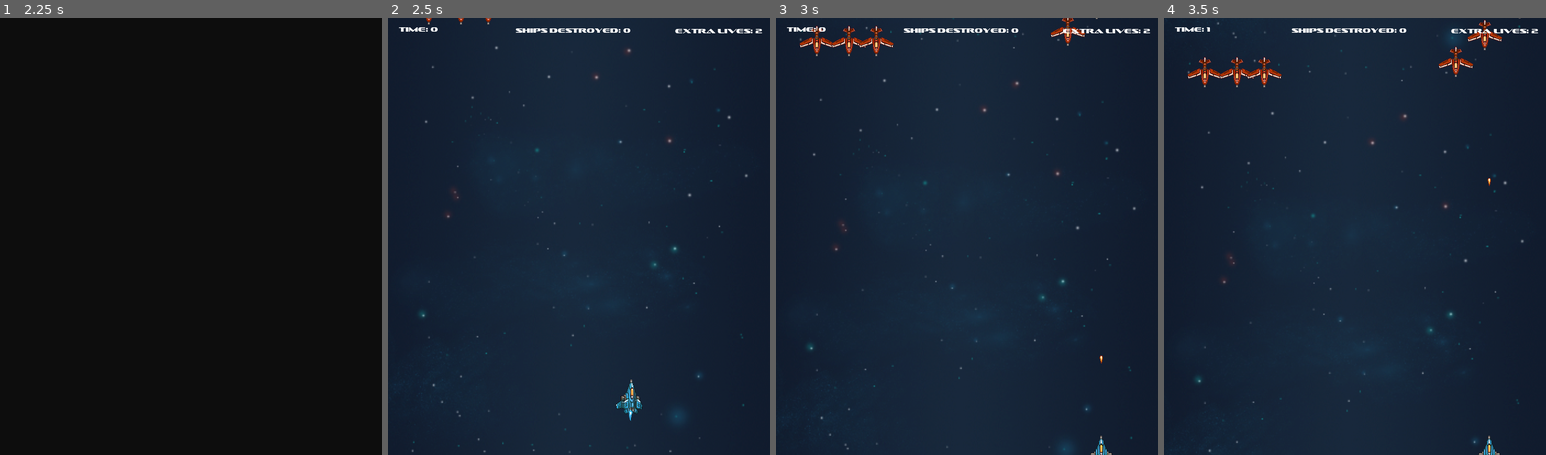
Above: before the commit, frames 1-4 (left to right).
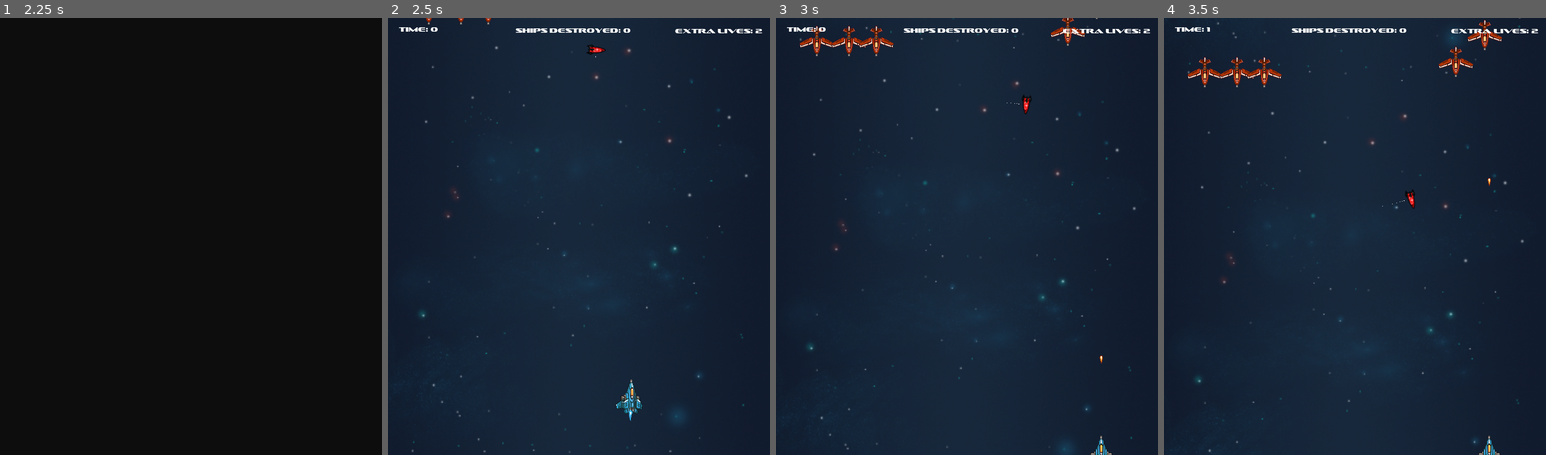
Above: after the commit, the same moments.

Repository: jdibble21/FP-Space-Odyssey
Game: Godot game, scene res://src/Menu.tscn
The game is run twice, just before and just after one commit, with the same random seed, the same clock (stepped at 60 frames per second) and the same inputs. Sound files missing from this copy of the repository are replaced by a short silence.
Inputs (mouse positions are in pixels of both pictures, inside the frame that each line leads up to):
- Up to frame 1 (2.25 s): click "PLAY!" at 0.5 s; click "PLAY!" at 1.25 s; move the mouse to (275, 214) at 2.02 s; press the mouse at (275, 214) at 2.03 s; hold D (move_right) from 2.03 s (still down)
- Up to frame 2 (2.5 s): keep holding D (move_right)
- Up to frame 3 (3 s): move the mouse to (890, 258) at 2.77 s; release D (move_right) at 2.78 s; release the mouse at (890, 258) at 2.78 s; hold S (move_down) from 2.78 s (still down); click (890, 258) at 2.85 s
- Up to frame 4 (3.5 s): keep holding S (move_down)

Frame 1 is identical in both runs. In frame 2, less than 0.1% of the frame differs, in the area x 52-57%, y 6-9%; in frame 3, less than 0.1%, in the area x 60-67%, y 17-22%; in frame 4, less than 0.1%.

Commit message:
Add homing missle and AI for player tracking

Diff:
--- a/project/src/AdvancedEnemies/AdvancedEnemyMedium.gd
+++ b/project/src/AdvancedEnemies/AdvancedEnemyMedium.gd
@@ -5,7 +5,7 @@
 const SPEED := 70
 
 export (PackedScene) var Bullet
-var _fire_delay := randi()%4+1
+var _fire_delay := randi()%6+3
 var _time_elapsed := 0.0
 var _current_scene_name
 var _lives := 2
@@ -13,6 +13,7 @@
 func _ready():
 	$Exhaust1.play("active")
 	$Exhaust2.play("active")
+	$AnimatedSprite.play("active")
 	_current_scene_name = get_parent().name
 	print(_current_scene_name)
 
@@ -31,3 +32,20 @@
 	var root_attach = get_tree().get_root().get_node(_current_scene_name)
 	root_attach.add_child(b)
 	b.transform = $Muzzle.global_transform
+
+
+func _on_HitBox_area_entered(area):
+	if area.is_in_group("player_bullet"):
+		_lives -= 1
+		if _lives == 0:
+			$Muzzle/Sprite.hide()
+			$Exhaust1.hide()
+			$Exhaust2.hide()
+			$AnimatedSprite.play("destroyed")
+			var timer = Timer.new()
+			timer.set_wait_time(0.3)
+			add_child(timer)
+			timer.start()
+			yield(timer, "timeout")
+			emit_signal("destroyed")
+			queue_free()
--- a/project/src/AdvancedEnemies/AdvancedEnemyMedium.tscn
+++ b/project/src/AdvancedEnemies/AdvancedEnemyMedium.tscn
@@ -6,6 +6,14 @@
 [ext_resource path="res://assets/PixelSpaceRage/256px/Exhaust_Frame_02_png_processed.png" type="Texture" id=4]
 [ext_resource path="res://src/Projectiles/EnemyStandardBullet.tscn" type="PackedScene" id=5]
 [ext_resource path="res://src/AdvancedEnemies/AdvancedEnemyMedium.gd" type="Script" id=6]
+[ext_resource path="res://assets/PixelSpaceRage/256px/Explosion01_Frame_03_png_processed.png" type="Texture" id=7]
+[ext_resource path="res://assets/PixelSpaceRage/256px/Explosion01_Frame_08_png_processed.png" type="Texture" id=8]
+[ext_resource path="res://assets/PixelSpaceRage/256px/Explosion01_Frame_09_png_processed.png" type="Texture" id=9]
+[ext_resource path="res://assets/PixelSpaceRage/256px/Explosion01_Frame_06_png_processed.png" type="Texture" id=10]
+[ext_resource path="res://assets/PixelSpaceRage/256px/Explosion01_Frame_05_png_processed.png" type="Texture" id=11]
+[ext_resource path="res://assets/PixelSpaceRage/256px/Explosion01_Frame_01_png_processed.png" type="Texture" id=12]
+[ext_resource path="res://assets/PixelSpaceRage/256px/Explosion01_Frame_02_png_processed.png" type="Texture" id=13]
+[ext_resource path="res://assets/PixelSpaceRage/256px/Explosion01_Frame_07_png_processed.png" type="Texture" id=14]
 
 [sub_resource type="SpriteFrames" id=1]
 animations = [ {
@@ -13,6 +21,11 @@
 "loop": true,
 "name": "active",
 "speed": 5.0
+}, {
+"frames": [ ExtResource( 12 ), ExtResource( 13 ), ExtResource( 7 ), ExtResource( 11 ), ExtResource( 10 ), ExtResource( 14 ), ExtResource( 8 ), ExtResource( 9 ) ],
+"loop": true,
+"name": "destroyed",
+"speed": 26.0
 } ]
 
 [sub_resource type="CircleShape2D" id=2]
@@ -40,7 +53,7 @@
 
 [node name="AnimatedSprite" type="AnimatedSprite" parent="."]
 frames = SubResource( 1 )
-animation = "active"
+animation = "destroyed"
 
 [node name="HitBox" type="Area2D" parent="."]
 
@@ -58,3 +71,4 @@
 frames = SubResource( 3 )
 animation = "active"
 flip_v = true
+[connection signal="area_entered" from="HitBox" to="." method="_on_HitBox_area_entered"]
--- /dev/null
+++ b/project/src/Bosses/LevelTwoBoss.tscn
@@ -0,0 +1,59 @@
+[gd_scene load_steps=7 format=2]
+
+[ext_resource path="res://assets/boss_assets/carrier.png" type="Texture" id=1]
+[ext_resource path="res://assets/PixelSpaceRage/256px/Exhaust_Frame_04_png_processed.png" type="Texture" id=2]
+[ext_resource path="res://assets/PixelSpaceRage/256px/Exhaust_Frame_05_png_processed.png" type="Texture" id=3]
+[ext_resource path="res://assets/PixelSpaceRage/256px/GunTurret_ExampleGun_png_processed.png" type="Texture" id=4]
+[ext_resource path="res://assets/PixelSpaceRage/256px/Exhaust_Frame_02_png_processed.png" type="Texture" id=5]
+
+[sub_resource type="SpriteFrames" id=1]
+animations = [ {
+"frames": [ ExtResource( 2 ), ExtResource( 5 ), ExtResource( 3 ) ],
+"loop": true,
+"name": "active",
+"speed": 5.0
+} ]
+
+[node name="LevelTwoBoss" type="KinematicBody2D"]
+
+[node name="Muzzle1" type="Position2D" parent="."]
+position = Vector2( -22.6274, 68.5894 )
+
+[node name="Sprite" type="Sprite" parent="Muzzle1"]
+position = Vector2( 0, -20.1066 )
+scale = Vector2( 0.5, 0.941758 )
+texture = ExtResource( 4 )
+
+[node name="Muzzle2" type="Position2D" parent="."]
+position = Vector2( 23.6881, 68.5894 )
+
+[node name="Sprite" type="Sprite" parent="Muzzle2"]
+position = Vector2( 0, -20.1066 )
+scale = Vector2( 0.5, 0.941758 )
+texture = ExtResource( 4 )
+
+[node name="ShipSprite" type="Sprite" parent="."]
+scale = Vector2( 0.4, 0.4 )
+texture = ExtResource( 1 )
+
+[node name="Exhaust1" type="AnimatedSprite" parent="."]
+position = Vector2( -5.1612, -84.5064 )
+frames = SubResource( 1 )
+animation = "active"
+flip_v = true
+
+[node name="Exhaust2" type="AnimatedSprite" parent="."]
+position = Vector2( 3.8388, -84.5064 )
+frames = SubResource( 1 )
+animation = "active"
+flip_v = true
+
+[node name="HealthBar" type="ProgressBar" parent="."]
+margin_left = -42.0
+margin_top = -117.0
+margin_right = 44.0
+margin_bottom = -103.0
+step = 1.0
+__meta__ = {
+"_edit_use_anchors_": false
+}
--- a/project/src/LevelTwo/LevelTwo.gd
+++ b/project/src/LevelTwo/LevelTwo.gd
@@ -24,6 +24,7 @@
 	$PauseMenu/PausePanel.hide()
 	$MusicLoop.play()
 
+
 func _physics_process(_delta):
 	if _scrolling_enabled:
 		if _background.position.y >= 815:
@@ -32,6 +33,7 @@
 	$HUD/TimeLabel.text = "TIME: " + str(_HUD.rounded_time)
 	$HUD/ScoreLabel.text = "SHIPS DESTROYED: " + str(_ships_destroyed)
 	$HUD/LivesLabel.text = "EXTRA LIVES: " + str($Player.player_lives)
+
 
 func _process(_delta):
 	if Input.is_action_pressed("pause_game"):
--- a/project/src/LevelTwo/LevelTwo.tscn
+++ b/project/src/LevelTwo/LevelTwo.tscn
@@ -13,6 +13,7 @@
 [ext_resource path="res://src/AdvancedEnemies/AdvancedEnemyEasy.tscn" type="PackedScene" id=11]
 [ext_resource path="res://src/StandardEnemies/StandardEnemyEasy.tscn" type="PackedScene" id=12]
 [ext_resource path="res://src/AdvancedEnemies/AdvancedEnemyMedium.tscn" type="PackedScene" id=13]
+[ext_resource path="res://src/Projectiles/HomingMissle.tscn" type="PackedScene" id=14]
 
 [node name="LevelTwo" type="Node2D"]
 script = ExtResource( 2 )
@@ -47,11 +48,9 @@
 
 [node name="FormationSpawnTimer" type="Timer" parent="ShipSpawns"]
 wait_time = 4.5
-autostart = true
 
 [node name="SpeedShipSpawnTimer" type="Timer" parent="ShipSpawns"]
 wait_time = 7.0
-autostart = true
 
 [node name="HazardTimer" type="Timer" parent="."]
 wait_time = 5.0
@@ -67,6 +66,11 @@
 [node name="PauseMenu" parent="." instance=ExtResource( 3 )]
 
 [node name="LevelCompleteMenu" parent="." instance=ExtResource( 7 )]
+
+[node name="HomingMissle" parent="." instance=ExtResource( 14 )]
+position = Vector2( 324.5, 59.4721 )
+
+[node name="Position2D" type="Position2D" parent="."]
 [connection signal="timeout" from="ShipSpawns/FormationSpawnTimer" to="ShipSpawns" method="_on_FormationSpawnTimer_timeout"]
 [connection signal="timeout" from="ShipSpawns/SpeedShipSpawnTimer" to="ShipSpawns" method="_on_SpeedShipSpawnTimer_timeout"]
 [connection signal="timeout" from="HazardTimer" to="." method="_on_hazard_timer_timeout"]
--- a/project/src/LevelTwo/LevelTwoShipSpawns.gd
+++ b/project/src/LevelTwo/LevelTwoShipSpawns.gd
@@ -75,6 +75,9 @@
 	if formation_num >= 3 and formation_num < 7:
 		_spawn_special_ship_formation()
 	if formation_num >=7 and formation_num < 9:
+		$FormationSpawnTimer.wait_time = 6
+		if formation_num == 7:
+			$FormationSpawnTimer.wait_time = 9
 		_spawn_special_ship_formation()
 		_spawn_advanced_ship_formation()
 	formation_num += 1
--- /dev/null
+++ b/project/src/Projectiles/HomingMissle.gd
@@ -0,0 +1,50 @@
+extends Area2D
+
+export var speed := 350
+export var steer_force := 50.0
+
+var velocity := Vector2.ZERO
+var acceleration := Vector2.ZERO
+var target
+
+
+func _ready():
+	$Particles2D.emitting = true
+	var scene = get_parent()
+	target = scene.get_node("Player")
+	start($Sprite.global_transform,target)
+
+
+func start(_transform, _target):
+	global_transform = _transform
+	rotation += rand_range(-0.09, 0.09)
+	velocity = transform.x * speed
+	var scene = get_parent()
+	target = scene.get_node("Player")
+
+
+func seek():
+	var steer = Vector2.ZERO
+	if target:
+		var desired = (target.position - position).normalized() * speed
+		steer = (desired - velocity).normalized() * steer_force
+	return steer
+
+func _physics_process(delta):
+	acceleration += seek()
+	velocity += acceleration * delta
+	velocity = velocity.clamped(speed)
+	rotation = velocity.angle()
+	position += velocity * delta
+
+func _on_Lifetime_timeout():
+	explode()
+
+func _on_HomingMissle_area_entered(area):
+	explode()
+
+func explode():
+	$Particles2D.emitting = false
+	set_physics_process(false)
+	print("missle exploded!")
+	queue_free()
--- /dev/null
+++ b/project/src/Projectiles/HomingMissle.tscn
@@ -0,0 +1,26 @@
+[gd_scene load_steps=4 format=2]
+
+[ext_resource path="res://assets/misc_assets/rocket.png" type="Texture" id=1]
+[ext_resource path="res://src/Projectiles/HomingMissle.gd" type="Script" id=2]
+
+[sub_resource type="CapsuleShape2D" id=1]
+radius = 9.35487
+height = 10.7149
+
+[node name="HomingMissle" type="Area2D"]
+script = ExtResource( 2 )
+
+[node name="Sprite" type="Sprite" parent="."]
+texture = ExtResource( 1 )
+
+[node name="CollisionShape2D" type="CollisionShape2D" parent="."]
+rotation = 1.5708
+shape = SubResource( 1 )
+
+[node name="Lifetime" type="Timer" parent="."]
+
+[node name="Particles2D" type="CPUParticles2D" parent="."]
+position = Vector2( 0, 12 )
+emitting = false
+[connection signal="area_entered" from="." to="." method="_on_HomingMissle_area_entered"]
+[connection signal="timeout" from="Lifetime" to="." method="_on_Lifetime_timeout"]
--- a/project/src/StandardEnemies/StandardEnemyMedium.gd
+++ b/project/src/StandardEnemies/StandardEnemyMedium.gd
@@ -40,3 +40,18 @@
 	var root_attach = get_tree().get_root().get_node(_current_scene_name)
 	root_attach.add_child(b)
 	b.transform = $Muzzle.global_transform
+
+
+func _on_HitBox_area_entered(area):
+	if area.is_in_group("player_bullet") and !_disable_hitbox:
+		_disable_hitbox = true
+		$AnimatedSprite.play("destroyed")
+		$DestroyedSound.play()
+		$Muzzle/Sprite.hide()
+		emit_signal("destroyed")
+		var timer = Timer.new()
+		timer.set_wait_time(0.3)
+		add_child(timer)
+		timer.start()
+		yield(timer, "timeout")
+		queue_free()
--- a/project/src/StandardEnemies/StandardEnemyMedium.tscn
+++ b/project/src/StandardEnemies/StandardEnemyMedium.tscn
@@ -1,9 +1,18 @@
-[gd_scene load_steps=7 format=2]
+[gd_scene load_steps=16 format=2]
 
 [ext_resource path="res://assets/PixelSpaceRage/256px/Enemy02Green_Frame_1_png_processed.png" type="Texture" id=1]
 [ext_resource path="res://assets/PixelSpaceRage/256px/GunTurret_ExampleGun_png_processed.png" type="Texture" id=2]
 [ext_resource path="res://src/StandardEnemies/StandardEnemyMedium.gd" type="Script" id=3]
 [ext_resource path="res://src/Projectiles/EnemyPlasmaBullet.tscn" type="PackedScene" id=4]
+[ext_resource path="res://assets/PixelSpaceRage/256px/Explosion01_Frame_03_png_processed.png" type="Texture" id=5]
+[ext_resource path="res://assets/PixelSpaceRage/256px/Explosion01_Frame_04_png_processed.png" type="Texture" id=6]
+[ext_resource path="res://assets/PixelSpaceRage/256px/Explosion01_Frame_08_png_processed.png" type="Texture" id=7]
+[ext_resource path="res://assets/PixelSpaceRage/256px/Explosion01_Frame_09_png_processed.png" type="Texture" id=8]
+[ext_resource path="res://assets/PixelSpaceRage/256px/Explosion01_Frame_06_png_processed.png" type="Texture" id=9]
+[ext_resource path="res://assets/PixelSpaceRage/256px/Explosion01_Frame_05_png_processed.png" type="Texture" id=10]
+[ext_resource path="res://assets/PixelSpaceRage/256px/Explosion01_Frame_01_png_processed.png" type="Texture" id=11]
+[ext_resource path="res://assets/PixelSpaceRage/256px/Explosion01_Frame_02_png_processed.png" type="Texture" id=12]
+[ext_resource path="res://assets/PixelSpaceRage/256px/Explosion01_Frame_07_png_processed.png" type="Texture" id=13]
 
 [sub_resource type="SpriteFrames" id=1]
 animations = [ {
@@ -11,6 +20,11 @@
 "loop": true,
 "name": "active",
 "speed": 5.0
+}, {
+"frames": [ ExtResource( 11 ), ExtResource( 12 ), ExtResource( 5 ), ExtResource( 6 ), ExtResource( 10 ), ExtResource( 9 ), ExtResource( 13 ), ExtResource( 7 ), ExtResource( 8 ) ],
+"loop": true,
+"name": "destroyed",
+"speed": 26.0
 } ]
 
 [sub_resource type="CircleShape2D" id=2]
@@ -32,9 +46,12 @@
 
 [node name="AnimatedSprite" type="AnimatedSprite" parent="."]
 frames = SubResource( 1 )
-animation = "active"
+animation = "destroyed"
 
 [node name="HitBox" type="Area2D" parent="."]
 
 [node name="CollisionShape2D" type="CollisionShape2D" parent="HitBox"]
 shape = SubResource( 2 )
+
+[node name="DestroyedSound" type="AudioStreamPlayer2D" parent="."]
+[connection signal="area_entered" from="HitBox" to="." method="_on_HitBox_area_entered"]
Binary file added: project/assets/PixelSpaceRage/256px/rocket.png
Not shown, added: project/assets/PixelSpaceRage/256px/rocket.png.import
Binary file added: project/assets/boss_assets/carrier.png
Not shown, added: project/assets/boss_assets/carrier.png.import
Binary file added: project/assets/misc_assets/rocket.png
Not shown, added: project/assets/misc_assets/rocket.png.import
Not shown: 1 places in project/src/AdvancedEnemies/AdvancedEnemyMedium.tscn that only renumber resources
Not shown: 1 places in project/src/LevelTwo/LevelTwo.tscn that only renumber resources
